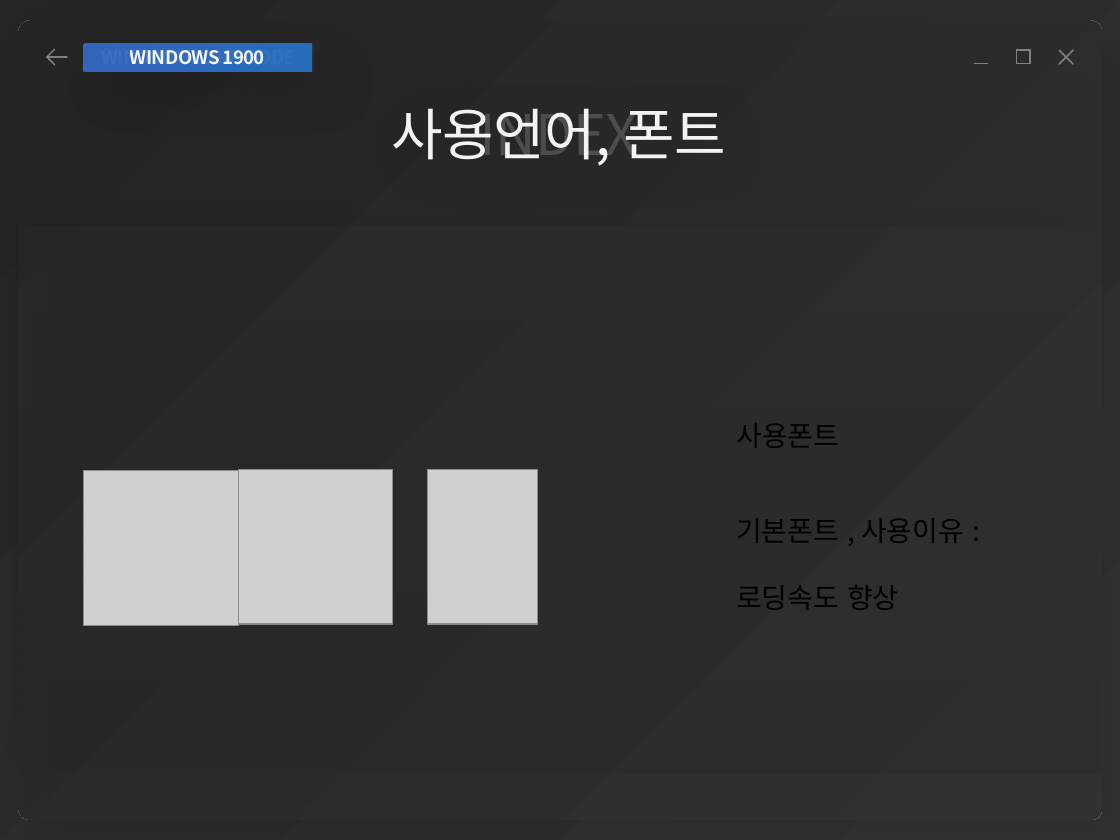
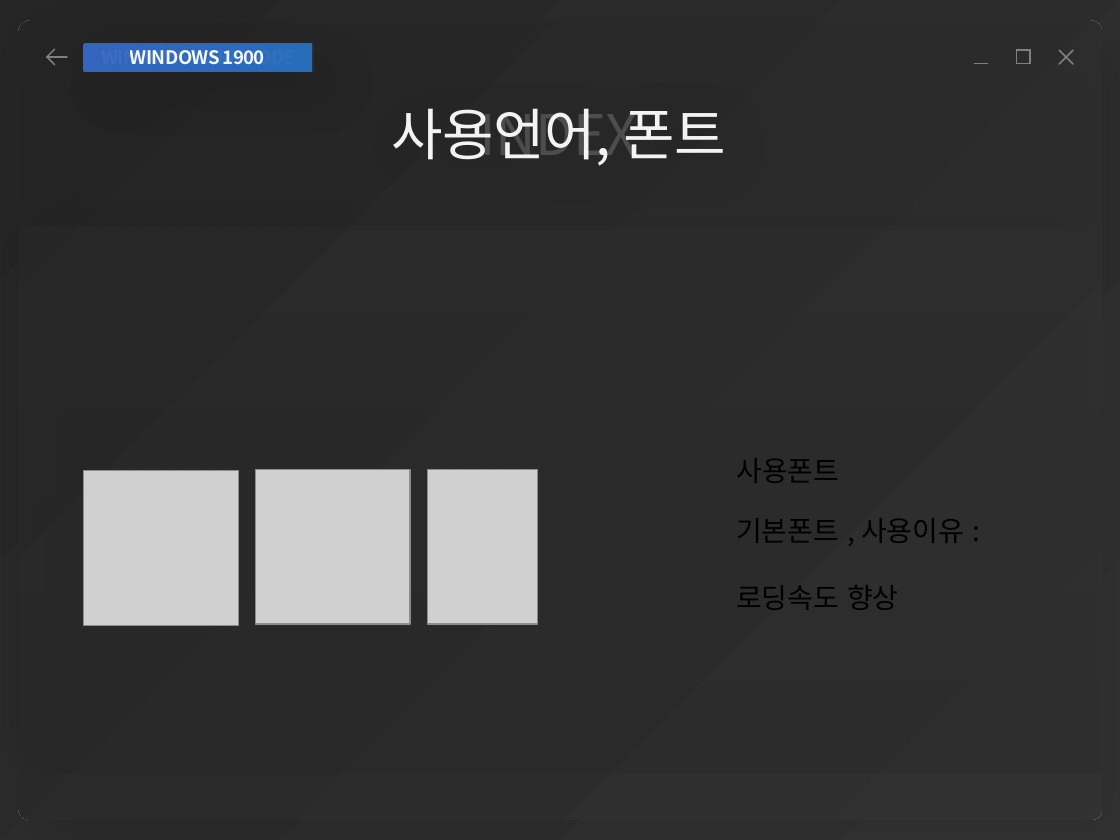
Before and after one commit to yonggyu01/windowProject, a slide deck: slide 3 of 김용규 개인포폴.pptx. Drawn at 1120x840 pixels with LibreOffice and Linux fonts; fonts in the diff are those of the drawing; grey boxes stand for pictures; background and template pictures are left out. Boxes give left, top, right and bottom in pixels: in the first picture for what was removed or moved away, otherwise in the second. Text is boxed around its words. In the diff, an @@ line names an element or a change of style, - is before the commit and + after.

```diff
--- a/김용규 개인포폴.pptx
+++ b/김용규 개인포폴.pptx
@@ text "사용폰트": place and size @@
-text "사용폰트" at <box>736,423,839,448</box>
+text "사용폰트" at <box>736,458,839,483</box>
@@ picture: place and size @@
-picture at <box>239,469,393,624</box>
+picture at <box>255,469,410,624</box>
```
Also in this commit, not shown: 17 other slides changed, 4 other files.
